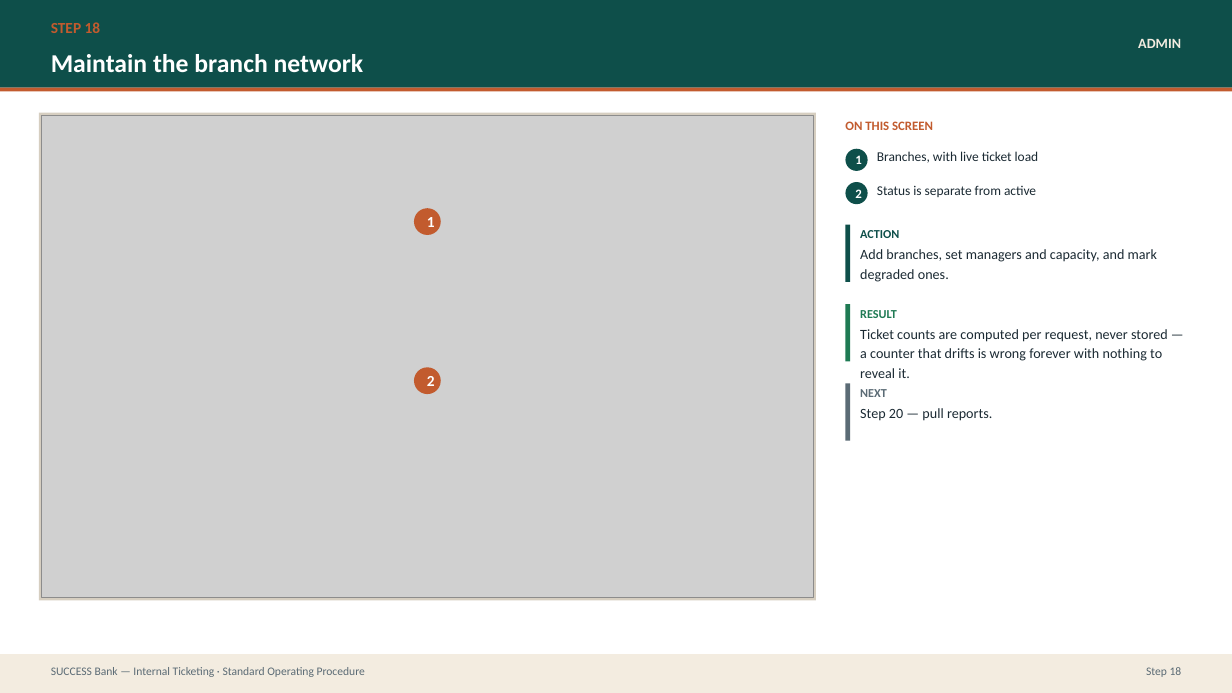
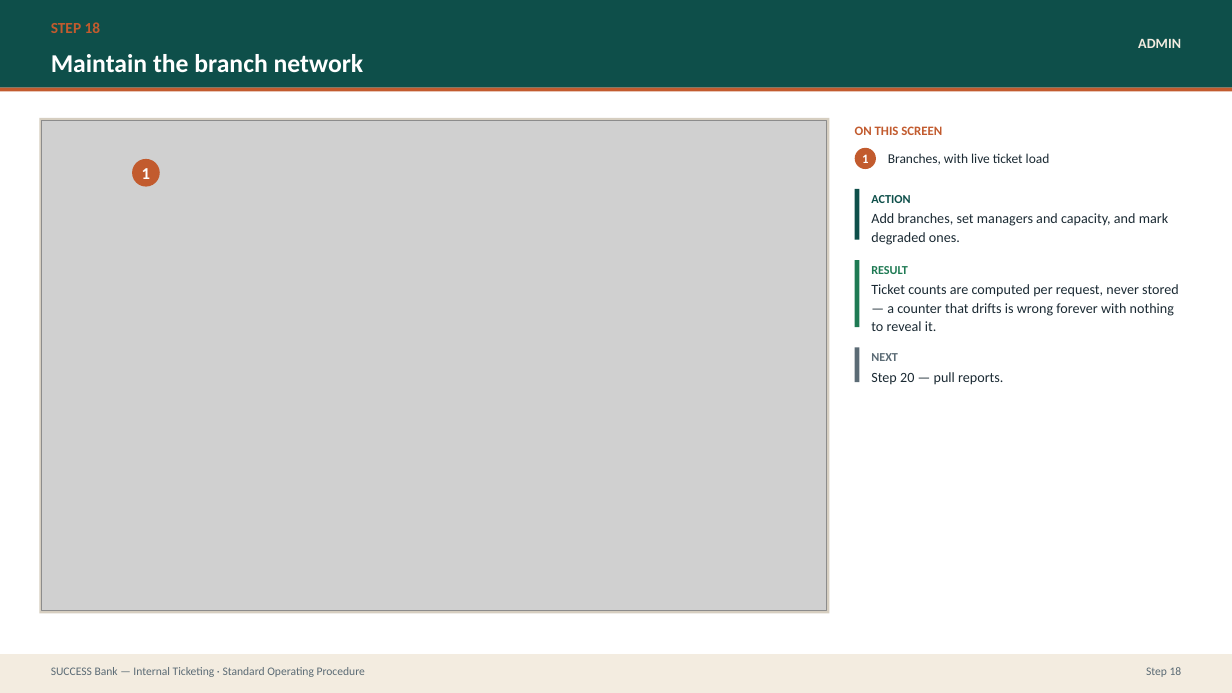
Before and after one commit to prajwal-patil-hub/Internal-Banking-Ticketing-System, a slide deck: slide 35 of docs/sop/SUCCESS-Bank-Ticketing-SOP.pptx. Drawn at 1232x693 pixels with LibreOffice and Linux fonts; fonts in the diff are those of the drawing; grey boxes stand for pictures. Boxes give left, top, right and bottom in pixels: in the first picture for what was removed or moved away, otherwise in the second. Text is boxed around its words. In the diff, an @@ line names an element or a change of style, - is before the commit and + after.

```diff
--- a/docs/sop/SUCCESS-Bank-Ticketing-SOP.pptx
+++ b/docs/sop/SUCCESS-Bank-Ticketing-SOP.pptx
@@ rectangle: place and size @@
-rectangle at (39, 113, 816, 601)
+rectangle at (39, 117, 829, 613)
@@ picture: place and size @@
-picture at (42, 116, 813, 598)
+picture at (42, 120, 827, 611)
@@ text "ON THIS SCREEN": place and size @@
-text "ON THIS SCREEN" at (845, 121, 933, 130)
+text "ON THIS SCREEN" at (855, 126, 942, 135)
@@ ellipse "1": place and size @@
-ellipse "1" at (846, 149, 868, 171)
+ellipse "1" at (855, 148, 876, 169)
@@ ellipse "1" at (855, 148, 876, 169): fill #0E4F4A to #C25B2E @@
@@ ellipse "1": place and size @@
-ellipse "1" at (414, 208, 441, 235)
+ellipse "1" at (132, 159, 160, 187)
@@ ellipse "1" at (132, 159, 160, 187): size 12 to 13 pt @@
@@ text "Branches, with live ticket load": place and size @@
-text "Branches, with live ticket load" at (877, 151, 1039, 163)
+text "Branches, with live ticket load" at (888, 153, 1050, 165)
@@ text "Branches, with live ticket load" at (888, 153, 1050, 165): line spacing 1.1 to 1.05 @@
@@ ellipse removed at (846, 182, 868, 204) @@
-2
@@ rectangle: place and size @@
-rectangle at (846, 225, 850, 282)
+rectangle at (855, 189, 860, 239)
@@ text "ACTION": place and size @@
-text "ACTION" at (860, 230, 899, 238)
+text "ACTION" at (871, 195, 910, 203)
@@ text "Add branches, set managers and ...": place and size @@
-text "Add branches, set managers and ..." at (860, 249, 1157, 282)
+text "Add branches, set managers and ..." at (871, 213, 1168, 245)
@@ text removed at (877, 186, 1036, 197) @@
-Status is separate from active
@@ rectangle: place and size @@
-rectangle at (846, 304, 850, 361)
+rectangle at (855, 260, 860, 326)
@@ text "RESULT": place and size @@
-text "RESULT" at (860, 310, 897, 318)
+text "RESULT" at (871, 266, 908, 274)
@@ text "Ticket counts are computed per ...": place and size @@
-text "Ticket counts are computed per ..." at (860, 329, 1168, 378)
+text "Ticket counts are computed per ..." at (871, 284, 1179, 331)
@@ rectangle: place and size @@
-rectangle at (846, 384, 850, 441)
+rectangle at (855, 348, 860, 383)
@@ text "NEXT": place and size @@
-text "NEXT" at (860, 389, 887, 397)
+text "NEXT" at (871, 353, 898, 361)
@@ ellipse removed at (414, 368, 441, 395) @@
-2
@@ line spacing 1.15 to 1.08 in 3 elements at (871, 284, 1179, 331), (871, 213, 1168, 245), (871, 372, 1003, 385) @@
@@ text "Step 20 — pull reports.": place and size @@
-text "Step 20 — pull reports." at (860, 408, 992, 421)
+text "Step 20 — pull reports." at (871, 372, 1003, 385)
```
Also in this commit, not shown: 26 other slides changed, 30 other files.
